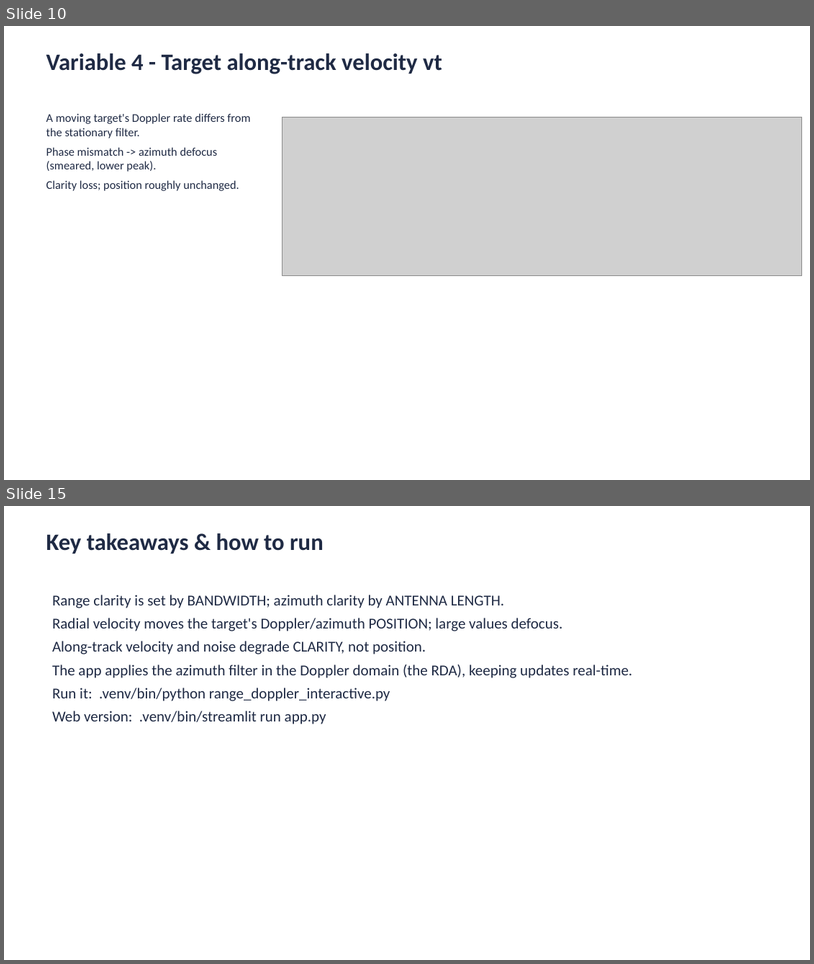
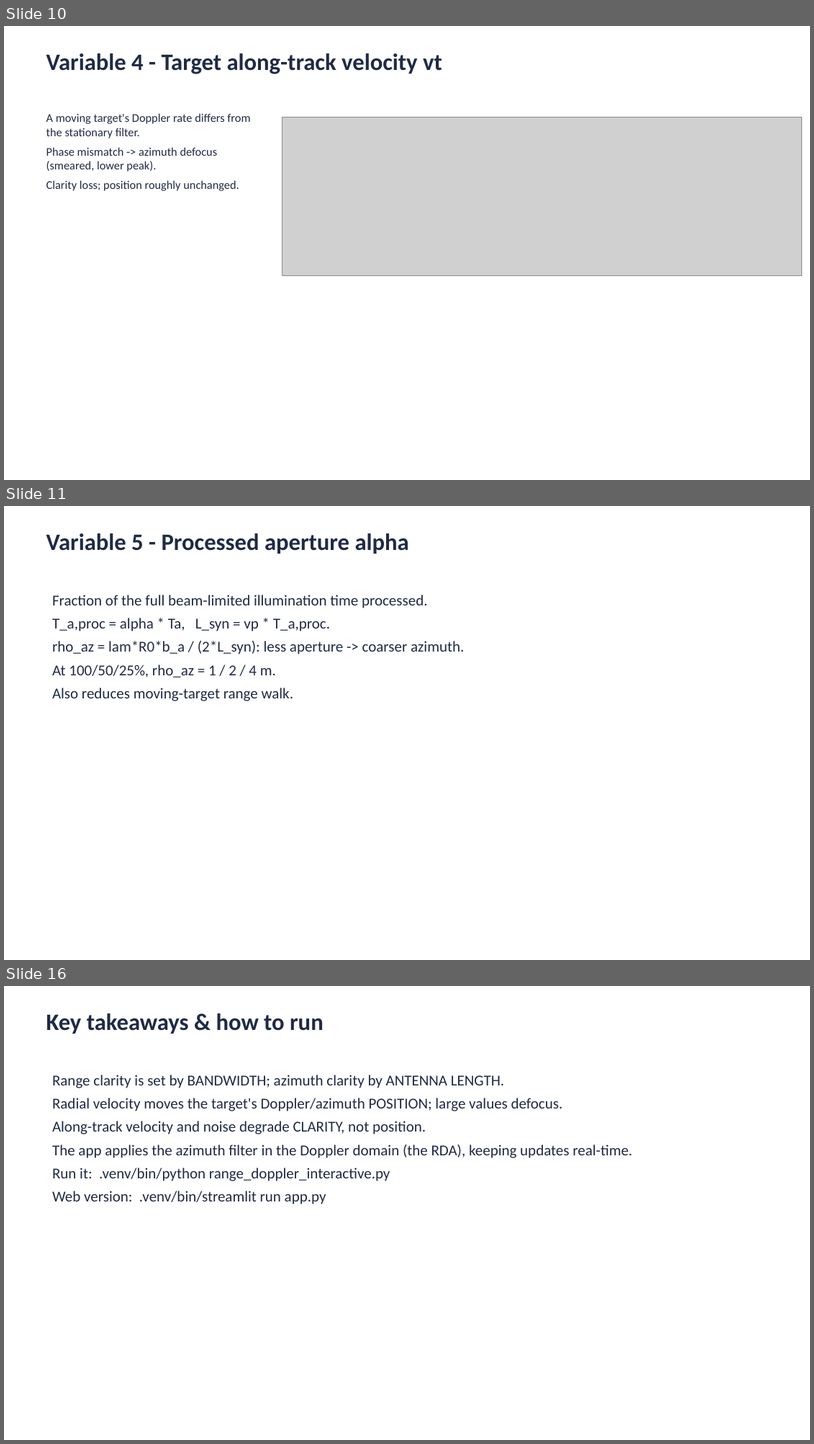
Before and after one commit to notmaineyy/range_doppler, a slide deck: task1_slides.pptx. Shown one above the other, each under a label of ours: slides 10 and 15 before the commit, slides 10, 11 and 16 after it; the slides between them are not shown. The pictures are 814x964 and 814x1444 pixels, drawn with LibreOffice and Linux fonts; fonts in the diff are those of the drawing; grey boxes stand for pictures. Boxes give left, top, right and bottom in pixels: in the first picture for what was removed or moved away, otherwise in the second. Text is boxed around its words. In the diff, an @@ line names an element or a change of style, - is before the commit and + after.

```diff
--- a/task1_slides.pptx
+++ b/task1_slides.pptx
@@ slide 11 added at [4,506,810,960], background #FFFFFF @@
@@ text added at [46,533,409,554], 28 pt, text #1F2A44, bold @@
+Variable 5 - Processed aperture alpha
@@ text added at [52,595,464,701], 18 pt, text #1F2A44 @@
+Fraction of the full beam-limited illumination time processed.
+T_a,proc = alpha * Ta, L_syn = vp * T_a,proc.
+rho_az = lam*R0*b_a / (2*L_syn): less aperture -> coarser azimuth.
+At 100/50/25%, rho_az = 1 / 2 / 4 m.
+Also reduces moving-target range walk.
@@ what was slide 15 is now slide 16 @@
```
Also in this commit, not shown: 8 slides changed, 17 other files.
